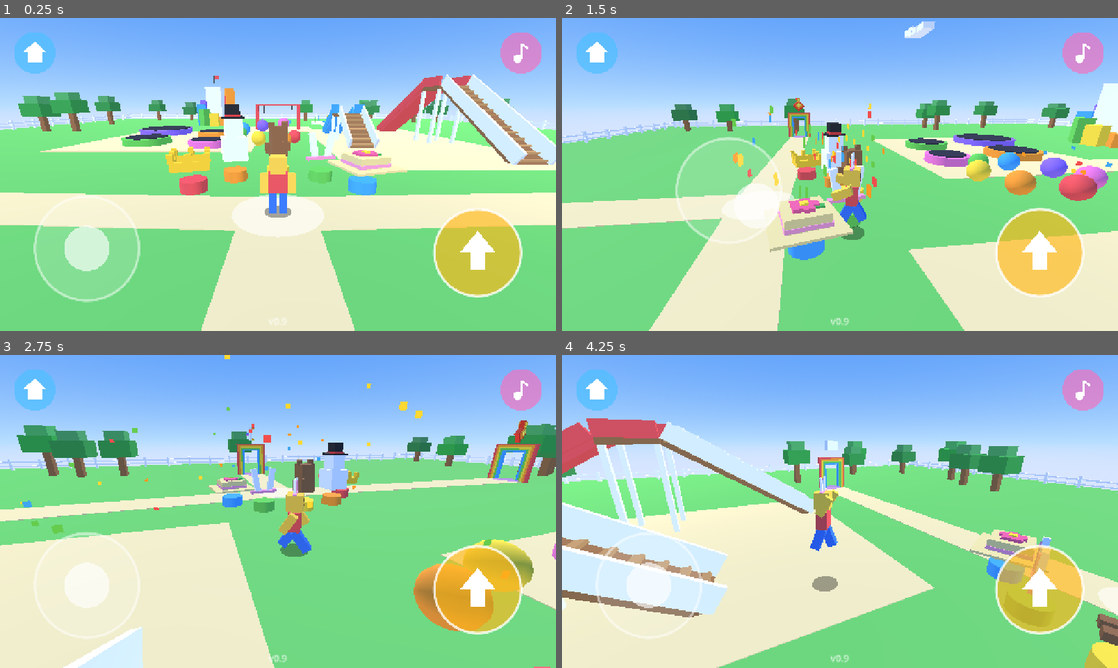
Above: before the commit, frames 1-4 (two rows, left to right).
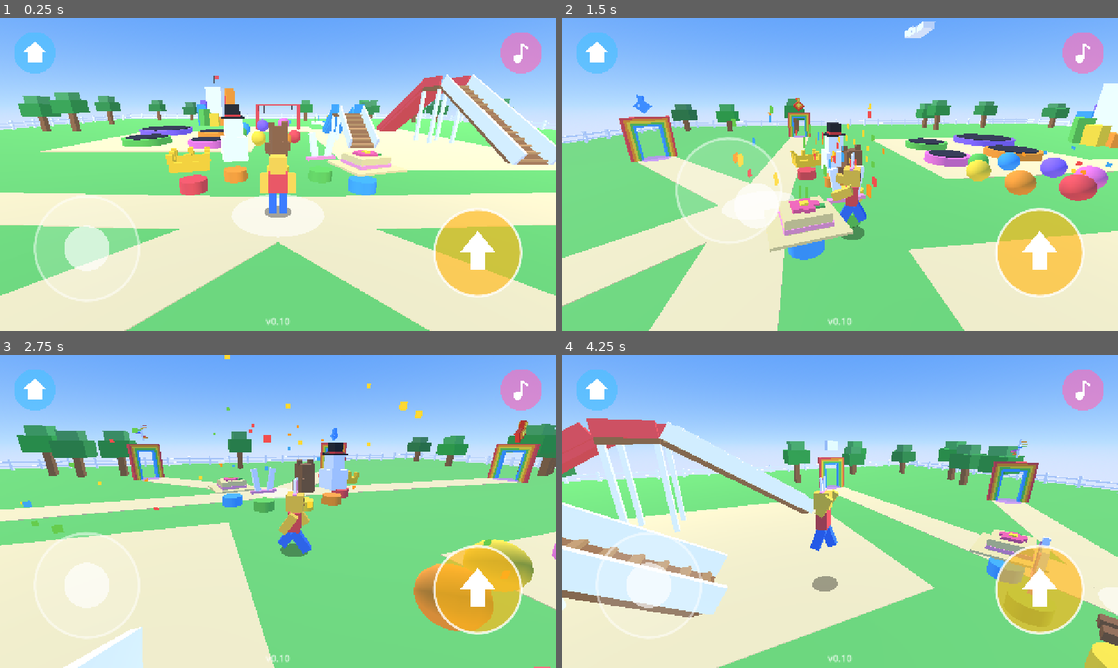
Above: after the commit, the same moments.

Repository: yusufmalikul/jumpbox
Game: Godot game, scene res://scenes/main.tscn
The game is run twice, just before and just after one commit, with the same random seed, the same clock (stepped at 60 frames per second) and the same inputs. Sound files missing from this copy of the repository are replaced by a short silence.
Inputs (mouse positions are in pixels of both pictures, inside the frame that each line leads up to):
- Up to frame 1 (0.25 s): no input
- Up to frame 2 (1.5 s): move the mouse to (962, 158) at 0.52 s; hold D 0.53-1.25 s; hold Q 0.53-1.25 s; click (962, 158) at 0.67 s; tap Space at 0.77 s; drag from (728, 190) to (812, 237) at 1.27 s
- Up to frame 3 (2.75 s): move the mouse to (333, 442) at 2.02 s; hold D from 2.03 s (still down); hold Q from 2.03 s (still down)
- Up to frame 4 (4.25 s): release D at 2.75 s; release Q at 2.75 s; drag from (812, 574) to (673, 464) at 2.77 s; move the mouse to (1006, 558) at 3.52 s; hold A from 3.53 s (still down); hold Q from 3.53 s (still down); tap Space at 3.77 s

The runs differ from the first frame. In frame 1, 22% of the frame differs, in the area x 0-100%, y 67-100%; in frame 2, 7.6%; in frame 3, 1.4%; in frame 4, 2.7%.

Commit message:
Add a water park
A fourth rainbow door, behind the start, leads to a water park: a big
waist-deep pool, a tower with two curvy water slides that end with a
splash, water jets that throw you up, and floating swim rings to hop
across. Walking in the water is slower. New splash sound.

Shared code for every place behind a door (enter, leave, home door,
edge walls) moved to place.gd; the courses and the spiral slide use it.
util.slide_path builds slides along any curve. Version 0.10.

Diff:
--- a/project.godot
+++ b/project.godot
@@ -6,7 +6,7 @@
 
 config/name="JumpBox"
 config/description="An offline 3D playground for little kids."
-config/version="0.9"
+config/version="0.10"
 run/main_scene="res://scenes/main.tscn"
 config/features=PackedStringArray("4.7", "GL Compatibility")
 config/icon="res://icon.svg"
--- a/scripts/course.gd
+++ b/scripts/course.gd
@@ -1,10 +1,8 @@
-extends Node3D
+extends "res://scripts/place.gd"
 ## Base for the jump courses: 10 numbered checkpoints from a start pad to a trophy.
-## A course is built the first time you enter it, and hidden (and taken out of physics)
-## while you are somewhere else. Fall too low and you come back at the last checkpoint.
+## Fall too low and you come back at the last checkpoint.
 ## Subclasses lay out the platforms in _layout() and make the floor in _build_floor().
 
-const U := preload("res://scripts/util.gd")
 const Rides := preload("res://scripts/rides.gd")
 
 const CHECKPOINTS := 10
@@ -12,16 +10,6 @@
 const W := 5.0
 const D := 4.0
 const GAP := 0.8
-const COLORS: Array[Color] = [
-	Color(0.95, 0.3, 0.3), Color(1.0, 0.6, 0.15), Color(1.0, 0.85, 0.2), Color(0.4, 0.8, 0.3),
-	Color(0.25, 0.65, 0.95), Color(0.55, 0.4, 0.9), Color(0.95, 0.45, 0.75),
-]
-
-signal go_home
-
-var player: Node
-var sound: Node
-var ui: Node
 
 ## Where you stand at each checkpoint. Index 0 is the start pad.
 var spots: Array[Vector3] = []
@@ -29,7 +17,6 @@
 var path: Array = []
 ## The checkpoint you come back to.
 var current := 0
-var active := false
 
 ## Falling this far below the start pad sends you back.
 var kill_depth := 8.0
@@ -62,23 +49,12 @@
 
 
 ## Sends the player to the course, at the last checkpoint they reached.
-func enter() -> void:
-	active = true
-	visible = true
-	process_mode = Node.PROCESS_MODE_INHERIT
+func _arrive() -> void:
 	player.kill_y = global_position.y - kill_depth
 	player.fall_sound = fall_sound
 	_go_to(current)
 	ui.show_stage = true
 	ui.stage = current
-	ui.queue_redraw()
-
-
-func leave() -> void:
-	active = false
-	visible = false
-	process_mode = Node.PROCESS_MODE_DISABLED
-	ui.show_stage = false
 	ui.queue_redraw()
 
 
@@ -241,12 +217,8 @@
 	for s: float in [-1.0, 1.0]:
 		U.mesh_box(self, Vector3(0.2, 0.7, 0.2), base + Vector3.UP * 2.2 + _right() * 0.8 * s, gold)
 
-	# A rainbow portal next to the trophy takes you home.
-	var spot := _p - _right() * 2.2
-	var portal := U.portal(self, spot, Basis.looking_at(_right(), Vector3.UP), COLORS)
-	portal.body_entered.connect(func(body: Node3D):
-		if body == player:
-			go_home.emit(), CONNECT_DEFERRED)
+	# A rainbow door next to the trophy takes you home.
+	_home_door(_p - _right() * 2.2, Basis.looking_at(_right(), Vector3.UP))
 
 
 ## The area the course covers (from the checkpoints), plus a margin. Used to size floors.
--- a/scripts/main.gd
+++ b/scripts/main.gd
@@ -14,7 +14,8 @@
 const COURSES := {
 	"sky": {"script": preload("res://scripts/sky_course.gd"), "pos": Vector3(0, 40, -110), "door": Vector3(22, 0, 14)},
 	"lava": {"script": preload("res://scripts/lava_course.gd"), "pos": Vector3(200, 0, 0), "door": Vector3(-22, 0, 14)},
-	"slide": {"script": preload("res://scripts/slide_course.gd"), "pos": Vector3(-200, 0, 0), "door": Vector3(0, 0, 25)},
+	"slide": {"script": preload("res://scripts/slide_course.gd"), "pos": Vector3(-200, 0, 0), "door": Vector3(10, 0, 25)},
+	"water": {"script": preload("res://scripts/water_course.gd"), "pos": Vector3(0, 0, 200), "door": Vector3(-10, 0, 25)},
 }
 
 const SPAWN := Vector3(0, 0.1, 15)
@@ -173,7 +174,13 @@
 	icon.position = pos + Vector3(0, 4.3, 0)
 	_park.add_child(icon)
 	_icons.append(icon)
-	if course_name == "slide":
+	if course_name == "water":
+		# A water drop.
+		var drop := U.mesh_box(icon, Vector3(0.7, 0.7, 0.35), Vector3(0, -0.1, 0), Color(0.3, 0.65, 1.0))
+		drop.rotation.z = PI * 0.25
+		U.mesh_box(icon, Vector3(0.3, 0.45, 0.35), Vector3(0, 0.45, 0), Color(0.3, 0.65, 1.0))
+		U.mesh_box(icon, Vector3(0.12, 0.2, 0.37), Vector3(-0.15, -0.05, 0), Color(0.8, 0.92, 1.0))
+	elif course_name == "slide":
 		# A little spiral slide around a white pole.
 		U.mesh_box(icon, Vector3(0.14, 1.4, 0.14), Vector3.ZERO, WHITE)
 		for k in 10:
--- /dev/null
+++ b/scripts/place.gd
@@ -0,0 +1,68 @@
+extends Node3D
+## Base for every place you reach through a rainbow door in the park: the jump courses,
+## the giant spiral slide and the water park. A place is built the first time you enter
+## it, and hidden (and taken out of physics) while you are somewhere else.
+## main.gd calls enter(), leave() and skip(); a place calls go_home when you want to leave.
+
+const U := preload("res://scripts/util.gd")
+const COLORS: Array[Color] = [
+	Color(0.95, 0.3, 0.3), Color(1.0, 0.6, 0.15), Color(1.0, 0.85, 0.2), Color(0.4, 0.8, 0.3),
+	Color(0.25, 0.65, 0.95), Color(0.55, 0.4, 0.9), Color(0.95, 0.45, 0.75),
+]
+
+signal go_home
+
+var player: Node
+var sound: Node
+var ui: Node
+var active := false
+
+
+func enter() -> void:
+	active = true
+	visible = true
+	process_mode = Node.PROCESS_MODE_INHERIT
+	ui.show_stage = false
+	ui.queue_redraw()
+	_arrive()
+
+
+func leave() -> void:
+	active = false
+	visible = false
+	process_mode = Node.PROCESS_MODE_DISABLED
+	ui.show_stage = false
+	ui.queue_redraw()
+
+
+## The < and > stage buttons. Only places with checkpoints use them.
+func skip(_step: int) -> void:
+	pass
+
+
+## Puts the player in the place. Each place overrides this.
+func _arrive() -> void:
+	pass
+
+
+## A rainbow door with a little house over it that takes you back to the park.
+func _home_door(pos: Vector3, facing: Basis) -> void:
+	var door := U.portal(self, pos, facing, COLORS)
+	door.body_entered.connect(func(body: Node3D):
+		if body == player:
+			go_home.emit(), CONNECT_DEFERRED)
+	var house := Node3D.new()
+	house.position = pos + Vector3.UP * 4.2
+	add_child(house)
+	U.mesh_box(house, Vector3(0.8, 0.6, 0.4), Vector3.ZERO, Color.WHITE)
+	var roof := U.mesh_box(house, Vector3(0.7, 0.7, 0.42), Vector3(0, 0.4, 0), COLORS[0])
+	roof.rotation.z = PI * 0.25
+
+
+## Tall invisible walls around a square area, so nobody falls off the edge.
+func _edge_walls(half_size: float, center := Vector3.ZERO) -> void:
+	var wall := StaticBody3D.new()
+	add_child(wall)
+	for side: float in [-1.0, 1.0]:
+		U.add_box_shape(wall, Vector3(1, 80, half_size * 2), center + Vector3(half_size * side, 40, 0))
+		U.add_box_shape(wall, Vector3(half_size * 2, 80, 1), center + Vector3(0, 40, half_size * side))
--- a/scripts/player.gd
+++ b/scripts/player.gd
@@ -26,6 +26,8 @@
 var respawn_point := Vector3.ZERO
 ## Falling below this height sends you back to respawn_point.
 var kill_y := -10.0
+## Walking speed is multiplied by this (the water park makes it slower in the pool).
+var move_scale := 1.0
 ## The sound for falling below kill_y.
 var fall_sound := "home"
 
@@ -90,6 +92,13 @@
 func respawn(sound_name := "home") -> void:
 	teleport(respawn_point)
 	_sfx(sound_name)
+
+
+## Throws the player straight up, like a water jet does.
+func launch(up_speed: float) -> void:
+	velocity.y = up_speed
+	_air_time = COYOTE_TIME
+	_squash = 1.0
 
 
 ## Turns the camera to look along `dir` (only its flat part counts).
@@ -201,7 +210,7 @@
 		var accel := 40.0 if on_floor else 14.0
 		if on_floor and wish == Vector3.ZERO:
 			accel = 18.0
-		flat = flat.move_toward(wish * WALK_SPEED, accel * delta)
+		flat = flat.move_toward(wish * WALK_SPEED * move_scale, accel * delta)
 		velocity.x = flat.x
 		velocity.z = flat.z
 
--- a/scripts/rides.gd
+++ b/scripts/rides.gd
@@ -50,3 +50,22 @@
 	func _physics_process(delta: float) -> void:
 		_t += delta
 		position = start + offset * (0.5 - 0.5 * cos(TAU * _t / period))
+
+
+## A swim ring floating on water: it bobs up and down and turns slowly.
+class Floater extends AnimatableBody3D:
+	var base := Vector3.ZERO
+	var _t := randf() * TAU
+
+	func _ready() -> void:
+		sync_to_physics = true
+		_place()
+
+	func _physics_process(delta: float) -> void:
+		_t += delta
+		_place()
+
+	# Set position and turn together. With sync_to_physics, setting them one by one
+	# makes the second write undo the first.
+	func _place() -> void:
+		transform = Transform3D(Basis(Vector3.UP, _t * 0.3), base + Vector3.UP * sin(_t * 1.8) * 0.06)
--- a/scripts/slide_course.gd
+++ b/scripts/slide_course.gd
@@ -1,26 +1,12 @@
-extends Node3D
+extends "res://scripts/place.gd"
 ## A giant spiral slide that winds around a tall tower, from the top all the way down.
 ## You arrive at the top. At the bottom, one door takes you up again and one takes you home.
-## It has the same enter/leave/skip API as course.gd, so main.gd treats it like a course.
-
-const U := preload("res://scripts/util.gd")
 
 const HEIGHT := 40.0
 const TURNS := 5.0
 const RADIUS := 7.0
 const WIDTH := 2.6
 const SEGMENTS_PER_TURN := 32
-const COLORS: Array[Color] = [
-	Color(0.95, 0.3, 0.3), Color(1.0, 0.6, 0.15), Color(1.0, 0.85, 0.2), Color(0.4, 0.8, 0.3),
-	Color(0.25, 0.65, 0.95), Color(0.55, 0.4, 0.9), Color(0.95, 0.45, 0.75),
-]
-
-signal go_home
-
-var player: Node
-var sound: Node
-var ui: Node
-var active := false
 
 ## Where you start at the top, and where the slide ends at the bottom.
 var top_spot := Vector3.ZERO
@@ -34,25 +20,10 @@
 	_build_bottom()
 
 
-func enter() -> void:
-	active = true
-	visible = true
-	process_mode = Node.PROCESS_MODE_INHERIT
+func _arrive() -> void:
 	player.kill_y = global_position.y - 10.0
 	player.fall_sound = "home"
 	_go_up()
-	ui.show_stage = false
-	ui.queue_redraw()
-
-
-func leave() -> void:
-	active = false
-	visible = false
-	process_mode = Node.PROCESS_MODE_DISABLED
-
-
-func skip(_step: int) -> void:
-	pass
 
 
 func _go_up() -> void:
@@ -80,12 +51,7 @@
 		var trunk_h := rng.randf_range(1.6, 2.6)
 		U.block(self, Vector3(0.6, trunk_h, 0.6), p + Vector3(0, trunk_h * 0.5, 0), Color(0.6, 0.4, 0.22))
 		U.mesh_box(self, Vector3(2.6, 1.6, 2.6), p + Vector3(0, trunk_h + 0.7, 0), Color(0.2, rng.randf_range(0.5, 0.7), 0.25))
-	# Tall invisible walls around the edge.
-	for side: float in [-1.0, 1.0]:
-		var wall := StaticBody3D.new()
-		add_child(wall)
-		U.add_box_shape(wall, Vector3(1, 80, 90), Vector3(44 * side, 40, 0))
-		U.add_box_shape(wall, Vector3(90, 80, 1), Vector3(0, 40, 44 * side))
+	_edge_walls(44)
 
 
 func _build_tower() -> void:
@@ -175,15 +141,4 @@
 		var wing := U.mesh_box(arrow, Vector3(0.3, 0.75, 0.3), Vector3(0.22 * s, 0.25, 0), COLORS[3])
 		wing.rotation.z = 0.8 * s
 
-	# Go home.
-	var home_pos := local + away * 4.0 - side * 2.5
-	var home_door := U.portal(self, home_pos, facing, COLORS)
-	home_door.body_entered.connect(func(body: Node3D):
-		if body == player:
-			go_home.emit(), CONNECT_DEFERRED)
-	var house := Node3D.new()
-	house.position = home_pos + Vector3.UP * 4.2
-	add_child(house)
-	U.mesh_box(house, Vector3(0.8, 0.6, 0.4), Vector3.ZERO, Color.WHITE)
-	var roof := U.mesh_box(house, Vector3(0.7, 0.7, 0.42), Vector3(0, 0.4, 0), COLORS[0])
-	roof.rotation.z = PI * 0.25
+	_home_door(local + away * 4.0 - side * 2.5, facing)
--- a/scripts/sound.gd
+++ b/scripts/sound.gd
@@ -14,6 +14,7 @@
 	"fanfare": preload("res://assets/sfx/fanfare.wav"),
 	"checkpoint": preload("res://assets/sfx/checkpoint.wav"),
 	"lava": preload("res://assets/sfx/lava.wav"),
+	"splash": preload("res://assets/sfx/splash.wav"),
 }
 const MUSIC := preload("res://assets/music/park.wav")
 const MUSIC_VOLUME_DB := -8.0
--- a/scripts/util.gd
+++ b/scripts/util.gd
@@ -146,3 +146,15 @@
 	c.global_position = pos + Vector3.UP * 0.5
 	c.emitting = true
 	c.get_tree().create_timer(3.0).timeout.connect(c.queue_free)
+
+
+## A slide made of short straight pieces through `points` (top first), with a wall on each
+## side. Pieces overlap a little, so there are no gaps where the slide curves.
+static func slide_path(parent: Node, points: Array[Vector3], width: float, color: Color, wall_height := 1.0) -> void:
+	for i in points.size() - 1:
+		var dir := (points[i + 1] - points[i]).normalized()
+		var from := points[i] - dir * 0.25
+		var to := points[i + 1] + dir * 0.25
+		var piece := ramp(parent, from, to, width, color)
+		piece.set_meta("slide", true)
+		ramp_walls(parent, from, to, width, color.lightened(0.35), wall_height)
--- /dev/null
+++ b/scripts/water_course.gd
@@ -0,0 +1,271 @@
+extends "res://scripts/place.gd"
+## A water park: a big shallow pool, a tower with two curvy water slides that end with a
+## splash, water jets that throw you up, and floating rings to hop across.
+## The water is waist deep, so nobody can sink. Walking in water is a little slower.
+
+const Rides := preload("res://scripts/rides.gd")
+
+const HALF := 56.0
+## The pool: x from -POOL_X to POOL_X, z from POOL_Z0 to POOL_Z1.
+const POOL_X := 14.0
+const POOL_Z0 := -18.0
+const POOL_Z1 := 6.0
+const POOL_FLOOR := -1.0
+const WATER_Y := -0.25
+const TOWER := Vector3(0, 10, -45)
+const DECK := Color(0.9, 0.78, 0.6)
+const WATER := Color(0.3, 0.7, 1.0, 0.55)
+
+var spawn := Vector3(0, 0.1, 16)
+## Where each water slide starts and ends (for tests).
+var slide_paths: Array = []
+
+
+func _ready() -> void:
+	_build_ground()
+	_build_pool()
+	_build_tower()
+	_build_water_slide(-1.0, COLORS[4])
+	_build_water_slide(1.0, COLORS[1])
+	for p in [Vector3(-8, 0, -10), Vector3(8, 0, -10), Vector3(0, 0, -2)]:
+		_build_jet(p)
+	for i in 5:
+		_build_ring(Vector3(-10 + i * 5, 0, 1 + (i % 2) * 2), COLORS[i])
+	_build_decor()
+	_home_door(Vector3(0, 0, 24), Basis.looking_at(Vector3.FORWARD, Vector3.UP))
+	_edge_walls(HALF)
+
+
+func _arrive() -> void:
+	player.kill_y = global_position.y - 10.0
+	player.fall_sound = "home"
+	player.respawn_point = global_position + spawn
+	player.teleport(global_position + spawn)
+	player.look_toward(Vector3.FORWARD)
+	sound.play("home")
+
+
+func leave() -> void:
+	super()
+	player.move_scale = 1.0
+
+
+# ---------- building ----------
+
+## The deck around the pool is four blocks, leaving a hole for the pool.
+func _build_ground() -> void:
+	var h := 2.0
+	var y := -h * 0.5
+	var w := HALF * 2
+	U.block(self, Vector3(HALF - POOL_X, h, w), Vector3(-(HALF + POOL_X) * 0.5, y, 0), DECK)
+	U.block(self, Vector3(HALF - POOL_X, h, w), Vector3((HALF + POOL_X) * 0.5, y, 0), DECK)
+	U.block(self, Vector3(POOL_X * 2, h, HALF - POOL_Z1), Vector3(0, y, (HALF + POOL_Z1) * 0.5), DECK)
+	U.block(self, Vector3(POOL_X * 2, h, HALF + POOL_Z0), Vector3(0, y, (POOL_Z0 - HALF) * 0.5), DECK)
+	# Grass outside the deck, for looks.
+	U.mesh_box(self, Vector3(300, 0.5, 300), Vector3(0, -2.3, 0), Color(0.42, 0.78, 0.35))
+
+
+func _build_pool() -> void:
+	var size := Vector3(POOL_X * 2, 0.5, POOL_Z1 - POOL_Z0)
+	var center := Vector3(0, POOL_FLOOR - 0.25, (POOL_Z0 + POOL_Z1) * 0.5)
+	U.block(self, size, center, Color(0.55, 0.8, 0.95))
+	# Tile lines on the pool floor.
+	for i in range(1, 7):
+		U.mesh_box(self, Vector3(0.08, 0.02, size.z), Vector3(-POOL_X + i * 4, POOL_FLOOR + 0.01, center.z), Color(0.4, 0.65, 0.9))
+
+	var water := MeshInstance3D.new()
+	var plane := PlaneMesh.new()
+	plane.size = Vector2(size.x, size.z)
+	water.mesh = plane
+	water.material_override = U.mat(WATER)
+	water.position = Vector3(0, WATER_Y, center.z)
+	add_child(water)
+
+	# Gentle steps down into the pool at the front.
+	U.ramp(self, Vector3(0, 0, POOL_Z1 - 0.01), Vector3(0, POOL_FLOOR, POOL_Z1 - 3.5), 5.0, Color(0.85, 0.92, 1.0))
+
+	# The water itself: a splash when you jump in, and slower walking while you are in.
+	var area := Area3D.new()
+	U.add_box_shape(area, Vector3(size.x, 1.2, size.z), Vector3(0, POOL_FLOOR + 0.6, center.z))
+	add_child(area)
+	area.body_entered.connect(func(body: Node3D):
+		if body == player:
+			player.move_scale = 0.65
+			# Splash when you jump in, or come in fast off a slide.
+			if body.velocity.y < -3.0 or body.velocity.length() > 6.0:
+				_splash(body.global_position, 40)
+				sound.play("splash"), CONNECT_DEFERRED)
+	area.body_exited.connect(func(body: Node3D):
+		if body == player:
+			player.move_scale = 1.0, CONNECT_DEFERRED)
+
+
+## A tower with a platform on top and stairs up the right side.
+func _build_tower() -> void:
+	var top := TOWER.y
+	U.block(self, Vector3(6, 0.4, 6), TOWER + Vector3.DOWN * 0.2, Color(0.95, 0.95, 1.0))
+	for x: float in [-2.7, 2.7]:
+		for z: float in [-2.7, 2.7]:
+			U.block(self, Vector3(0.4, top, 0.4), Vector3(TOWER.x + x, top * 0.5, TOWER.z + z), COLORS[4])
+	# Rails on the back and sides; the front is open for the slides.
+	U.block(self, Vector3(6, 1.0, 0.2), TOWER + Vector3(0, 0.5, -3.0), Color.WHITE)
+	U.block(self, Vector3(0.2, 1.0, 6), TOWER + Vector3(-3.0, 0.5, 0), Color.WHITE)
+	U.block(self, Vector3(0.2, 1.0, 3.6), TOWER + Vector3(3.0, 0.5, -1.2), Color.WHITE)
+	# A striped roof, like a sun shade.
+	for i in 6:
+		U.mesh_box(self, Vector3(1.0, 0.15, 6.4), TOWER + Vector3(-2.5 + i, 3.6, 0), COLORS[0] if i % 2 == 0 else Color.WHITE)
+	for x: float in [-2.7, 2.7]:
+		for z: float in [-2.7, 2.7]:
+			U.mesh_box(self, Vector3(0.15, 3.6, 0.15), TOWER + Vector3(x, 1.8, z), Color.WHITE)
+	# Stairs: a ramp from the deck up to the right side of the platform, toward the back.
+	var stairs_top := TOWER + Vector3(3.0, 0, 1.8)
+	var stairs_bottom := Vector3(20.0, 0, stairs_top.z)
+	U.ramp(self, stairs_bottom, stairs_top, 2.4, Color(0.75, 0.55, 0.32))
+	U.ramp_walls(self, stairs_bottom, stairs_top, 2.4, Color.WHITE, 0.9)
+	var steps := 22
+	for i in steps:
+		var p := stairs_bottom.lerp(stairs_top, (i + 0.5) / steps)
+		U.mesh_box(self, Vector3(0.4, 0.1, 2.4), p + Vector3(0, 0.03, 0), Color(0.85, 0.65, 0.4))
+
+
+## A curvy slide from the front of the tower down into the pool.
+## side = -1 for the left slide, 1 for the right one.
+func _build_water_slide(side: float, color: Color) -> void:
+	var z0 := TOWER.z + 3.0
+	var z1 := POOL_Z0 + 3.0
+	var count := 48
+	var points: Array[Vector3] = []
+	for i in count + 1:
+		var t := float(i) / count
+		var x := side * (1.3 + 3.5 * sin(PI * t) + 3.0 * t + 1.3 * sin(3.0 * PI * t))
+		var y := TOWER.y * (1.0 - t) + (WATER_Y + 0.6) * t
+		points.append(Vector3(x, y, lerpf(z0, z1, t)))
+	U.slide_path(self, points, 2.2, color, 1.0)
+	slide_paths.append(points)
+
+
+## A water jet in the pool. Step in and it throws you up into the air.
+func _build_jet(pos: Vector3) -> void:
+	var base := Vector3(pos.x, POOL_FLOOR, pos.z)
+	U.mesh_cylinder(self, 0.9, 0.06, base + Vector3.UP * 0.03, Color(0.85, 0.85, 0.9))
+	U.mesh_cylinder(self, 0.5, 0.08, base + Vector3.UP * 0.05, Color(0.4, 0.4, 0.45))
+
+	var spray := CPUParticles3D.new()
+	var drop := BoxMesh.new()
+	drop.size = Vector3(0.12, 0.25, 0.12)
+	drop.material = U.mat(Color(0.8, 0.95, 1.0, 0.8))
+	spray.mesh = drop
+	spray.amount = 40
+	spray.lifetime = 0.9
+	spray.direction = Vector3.UP
+	spray.spread = 6
+	spray.initial_velocity_min = 7
+	spray.initial_velocity_max = 9
+	spray.gravity = Vector3(0, -9.8, 0)
+	spray.emission_shape = CPUParticles3D.EMISSION_SHAPE_SPHERE
+	spray.emission_sphere_radius = 0.25
+	spray.position = base + Vector3.UP * 0.1
+	add_child(spray)
+
+	var area := Area3D.new()
+	var shape := CylinderShape3D.new()
+	shape.radius = 0.8
+	shape.height = 1.6
+	var cs := CollisionShape3D.new()
+	cs.shape = shape
+	area.add_child(cs)
+	area.position = base + Vector3.UP * 0.8
+	add_child(area)
+	area.body_entered.connect(func(body: Node3D):
+		if body == player:
+			player.launch(11.0)
+			_splash(base + Vector3.UP * 0.8, 25)
+			sound.play("splash"), CONNECT_DEFERRED)
+
+
+## A swim ring that bobs on the water. You can stand on it.
+func _build_ring(pos: Vector3, color: Color) -> void:
+	var ring := Rides.Floater.new()
+	ring.base = Vector3(pos.x, WATER_Y - 0.05, pos.z)
+	var torus := TorusMesh.new()
+	torus.inner_radius = 0.55
+	torus.outer_radius = 1.1
+	torus.rings = 16
+	torus.ring_segments = 8
+	var mi := MeshInstance3D.new()
+	mi.mesh = torus
+	mi.material_override = U.mat(color)
+	ring.add_child(mi)
+	# White stripes on the ring.
+	for k in 4:
+		var a := TAU * k / 4.0
+		var stripe := U.mesh_box(ring, Vector3(0.18, 0.3, 0.6), Vector3(cos(a) * 0.82, 0, sin(a) * 0.82), Color.WHITE)
+		stripe.rotation.y = -a
+	var shape := CylinderShape3D.new()
+	shape.radius = 1.1
+	shape.height = 0.5
+	var cs := CollisionShape3D.new()
+	cs.shape = shape
+	ring.add_child(cs)
+	add_child(ring)
+
+
+func _build_decor() -> void:
+	var rng := RandomNumberGenerator.new()
+	rng.seed = 9
+	# Palm trees around the deck.
+	var palms := [Vector3(-20, 0, -8), Vector3(-22, 0, 8), Vector3(20, 0, -25), Vector3(22, 0, 8),
+		Vector3(-18, 0, -30), Vector3(-26, 0, -20), Vector3(26, 0, -6), Vector3(-10, 0, 20), Vector3(12, 0, 22)]
+	for p: Vector3 in palms:
+		_palm(p, rng)
+	# Beach umbrellas with a lounge chair under each.
+	var spots := [Vector3(-18, 0, 2), Vector3(18, 0, -2), Vector3(-17, 0, -14), Vector3(8, 0, 12)]
+	for i in spots.size():
+		var p: Vector3 = spots[i]
+		U.mesh_box(self, Vector3(0.12, 2.6, 0.12), p + Vector3.UP * 1.3, Color.WHITE)
+		for k in 8:
+			var a := TAU * k / 8.0
+			var slice := U.mesh_box(self, Vector3(0.9, 0.12, 1.6), p + Vector3(cos(a) * 0.7, 2.55, sin(a) * 0.7), COLORS[i] if k % 2 == 0 else Color.WHITE)
+			slice.rotation.y = -a + PI * 0.5
+		U.block(self, Vector3(0.9, 0.3, 2.0), p + Vector3(1.2, 0.15, 0), COLORS[(i + 3) % COLORS.size()])
+
+
+func _palm(p: Vector3, rng: RandomNumberGenerator) -> void:
+	var lean := rng.randf_range(-0.25, 0.25)
+	var top := p
+	for k in 6:
+		var piece := U.mesh_box(self, Vector3(0.45, 1.0, 0.45), top + Vector3(lean * k * 0.3, 0.5, 0), Color(0.6, 0.42, 0.25))
+		piece.rotation.z = -lean
+		top += Vector3(lean * 0.3, 1.0, 0)
+	top += Vector3(lean * 1.5, 0.2, 0)
+	for k in 6:
+		var a := TAU * k / 6.0
+		var leaf := U.mesh_box(self, Vector3(2.4, 0.1, 0.6), top + Vector3(cos(a) * 1.1, -0.3, sin(a) * 1.1), Color(0.2, 0.65, 0.3))
+		leaf.rotation = Vector3(0, -a, -0.35)
+	U.mesh_box(self, Vector3(0.35, 0.35, 0.35), top + Vector3(0.2, -0.45, 0.1), Color(0.45, 0.3, 0.15))
+	var trunk := StaticBody3D.new()
+	trunk.position = p
+	add_child(trunk)
+	U.add_box_shape(trunk, Vector3(0.5, 6, 0.5), Vector3(0, 3, 0))
+
+
+func _splash(pos: Vector3, amount: int) -> void:
+	var c := CPUParticles3D.new()
+	var drop := BoxMesh.new()
+	drop.size = Vector3(0.14, 0.14, 0.14)
+	drop.material = U.mat(Color(0.85, 0.95, 1.0, 0.85))
+	c.mesh = drop
+	c.amount = amount
+	c.lifetime = 1.0
+	c.one_shot = true
+	c.explosiveness = 1.0
+	c.direction = Vector3.UP
+	c.spread = 45
+	c.initial_velocity_min = 3
+	c.initial_velocity_max = 6
+	c.gravity = Vector3(0, -12, 0)
+	c.top_level = true
+	add_child(c)
+	c.global_position = Vector3(pos.x, global_position.y + WATER_Y + 0.1, pos.z)
+	c.emitting = true
+	get_tree().create_timer(1.5).timeout.connect(c.queue_free)
Not shown, added: assets/sfx/splash.wav.import
Binary file added: docs/water-park.jpg
Not shown, added: docs/water-park.jpg.import
Binary file added: docs/water-slide.jpg
Not shown, added: docs/water-slide.jpg.import
Not shown, changed: export_presets.cfg
Not shown, added: scripts/place.gd.uid
Not shown, added: scripts/water_course.gd.uid
Not shown, added: assets/sfx/splash.wav
